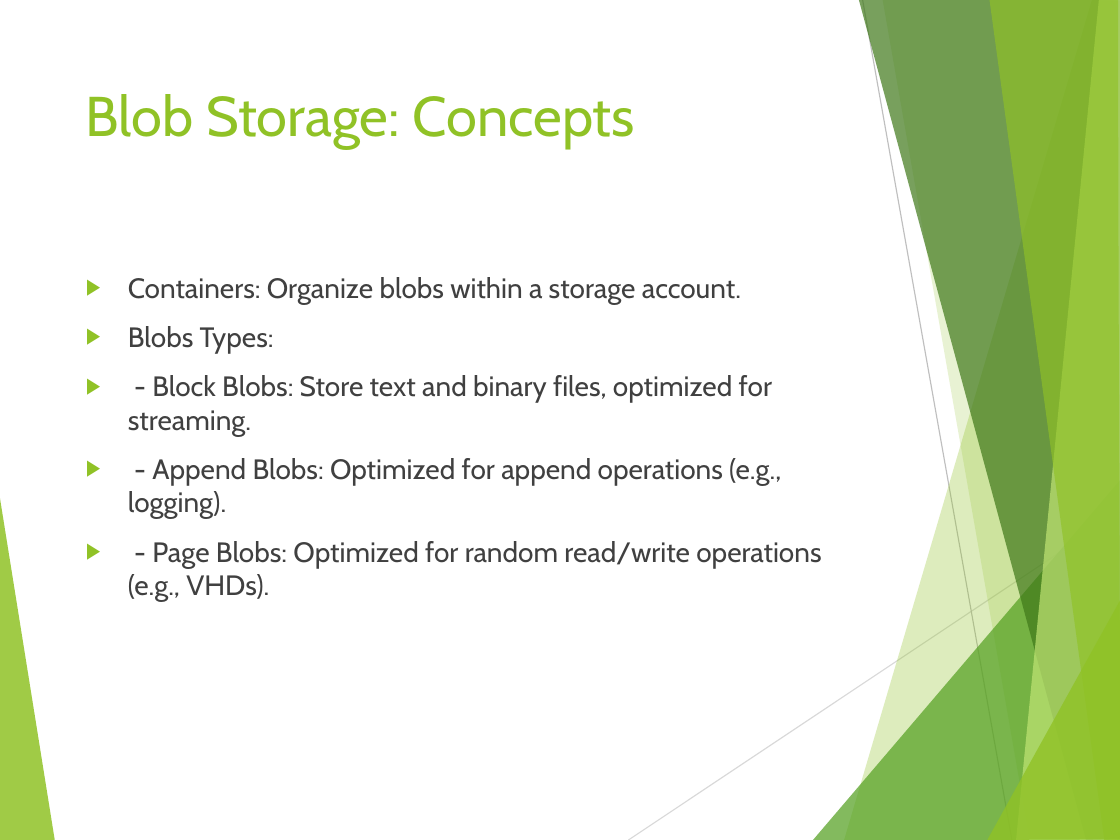
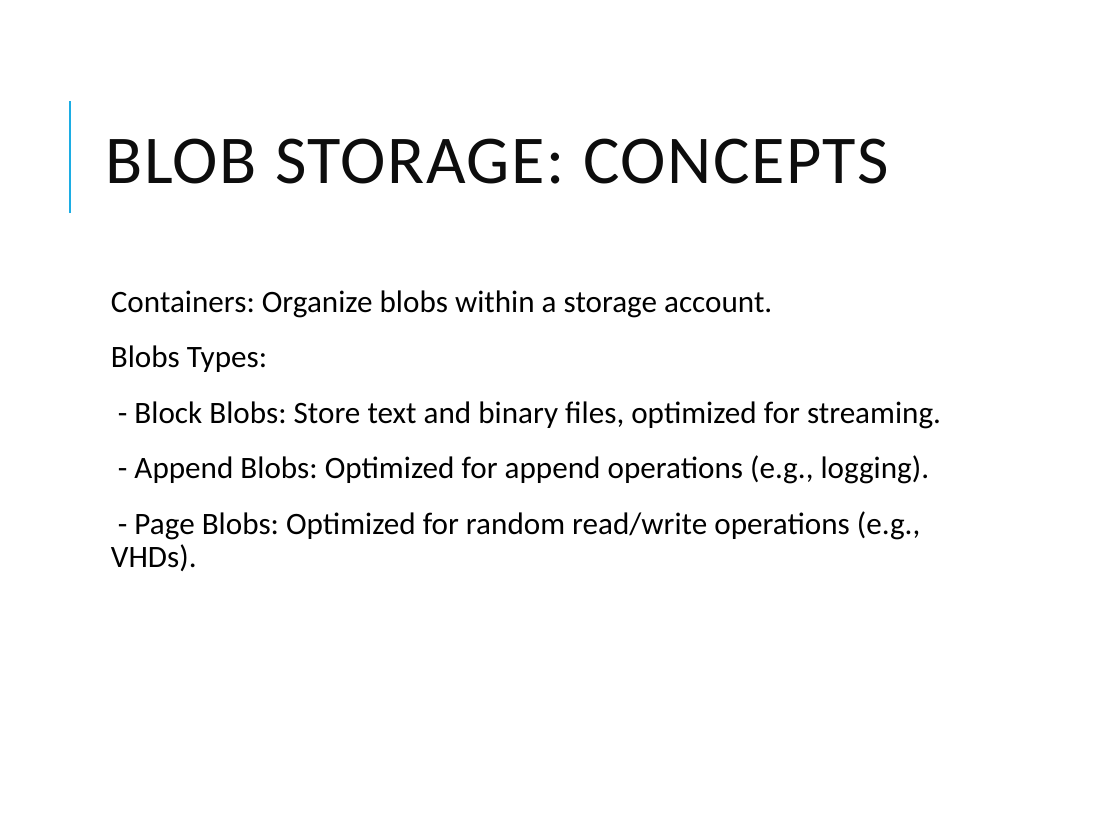
Before and after one commit to vivek1570/DE-Content-WithSnowflakes, a slide deck: slide 3 of Week-1/Day-2/Azure_Storage_Deep_Dive.pptx. Drawn at 1120x840 pixels with LibreOffice and Linux fonts; fonts in the diff are those of the drawing. Boxes give left, top, right and bottom in pixels: in the first picture for what was removed or moved away, otherwise in the second. Text is boxed around its words. In the diff, an @@ line names an element or a change of style, - is before the commit and + after.

```diff
--- a/Week-1/Day-2/Azure_Storage_Deep_Dive.pptx
+++ b/Week-1/Day-2/Azure_Storage_Deep_Dive.pptx
@@ title "BLOB STORAGE: CONCEPTS" at box(105, 138, 888, 184): vertical alignment top to middle @@
@@ line added from (69, 213) to (69, 101), #1CADE4 1.5 pt @@
@@ title at box(105, 138, 888, 184): text changed; size 36 to 44 pt; font Cabin to Calibri; text colour #90C226 to #0D0D0D @@
-Blob Storage: Concepts
+BLOB STORAGE: CONCEPTS
@@ text "Containers: Organize blobs within a ...": place and size @@
-text "Containers: Organize blobs within a ..." at box(128, 277, 821, 602)
+text "Containers: Organize blobs within a ..." at box(111, 290, 941, 571)
@@ text "Containers: Organize blobs within a ..." at box(111, 290, 941, 571): size 18 to 20 pt, font Cabin to Calibri, text colour #404040 to #000000; bullet ▶ to  ; line spacing 1 to 0.9; more space between paragraphs; bullet colour #90C226 to #1CADE4 @@
@@ group removed at box(0, 0, 1120, 840): 8 freeform shapes, 2 lines @@
```
Also in this commit, not shown: 12 other slides changed, 3 other files.
